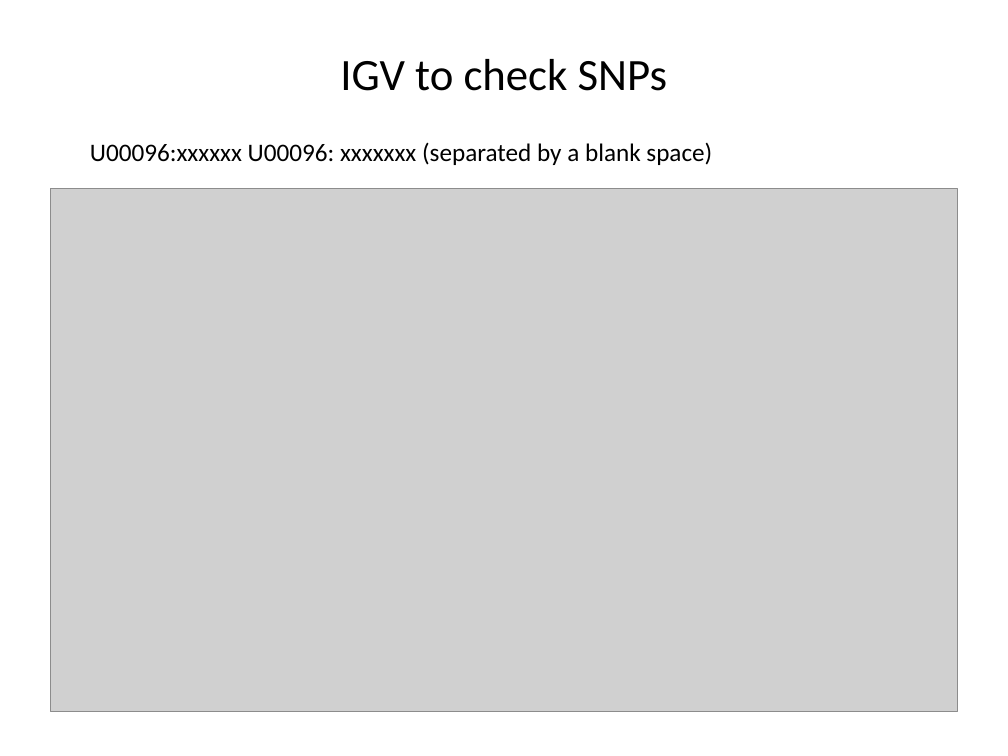
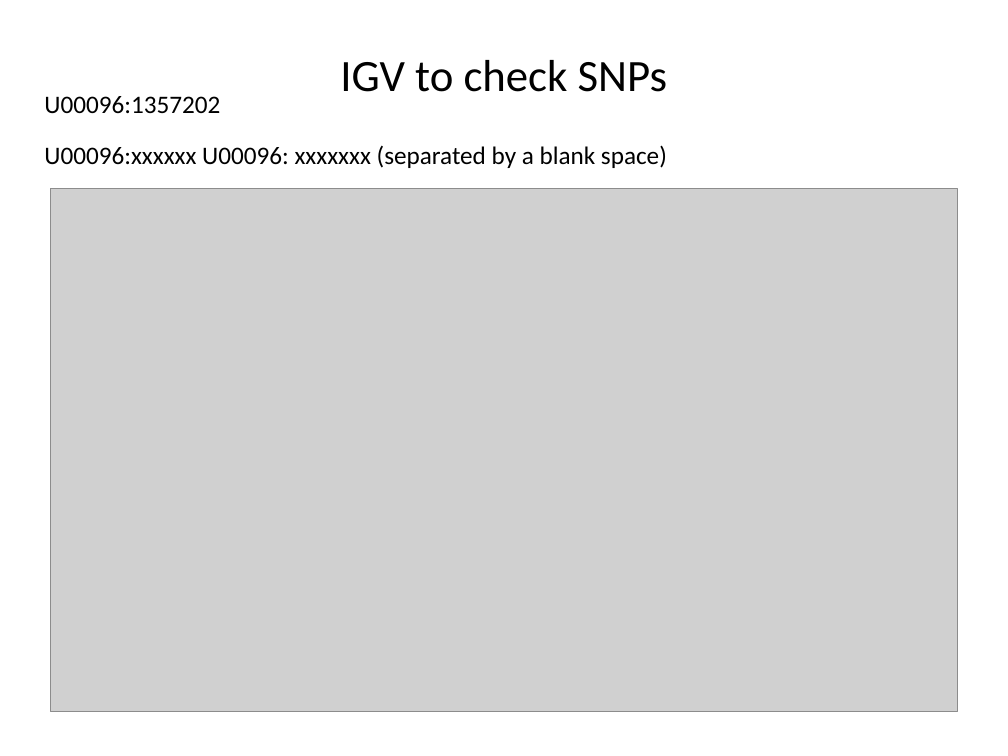
Before and after one commit to liu3zhenlab/teaching, a slide deck: slide 14 of PLPTH813Bioinformatis/2021/labs/lab06_variants.pptx. Drawn at 1008x756 pixels with LibreOffice and Linux fonts; fonts in the diff are those of the drawing; grey boxes stand for pictures. Boxes give left, top, right and bottom in pixels: in the first picture for what was removed or moved away, otherwise in the second. Text is boxed around its words. In the diff, an @@ line names an element or a change of style, - is before the commit and + after.

```diff
--- a/PLPTH813Bioinformatis/2021/labs/lab06_variants.pptx
+++ b/PLPTH813Bioinformatis/2021/labs/lab06_variants.pptx
@@ text added at box(44, 96, 220, 114), 18 pt, text #000000 @@
+U00096:1357202
@@ text "U00096:xxxxxx U00096: xxxxxxx (separated by ...": place and size @@
-text "U00096:xxxxxx U00096: xxxxxxx (separated by ..." at box(90, 142, 712, 165)
+text "U00096:xxxxxx U00096: xxxxxxx (separated by ..." at box(44, 145, 667, 168)
```
Also in this commit, not shown: 3 other slides changed.
